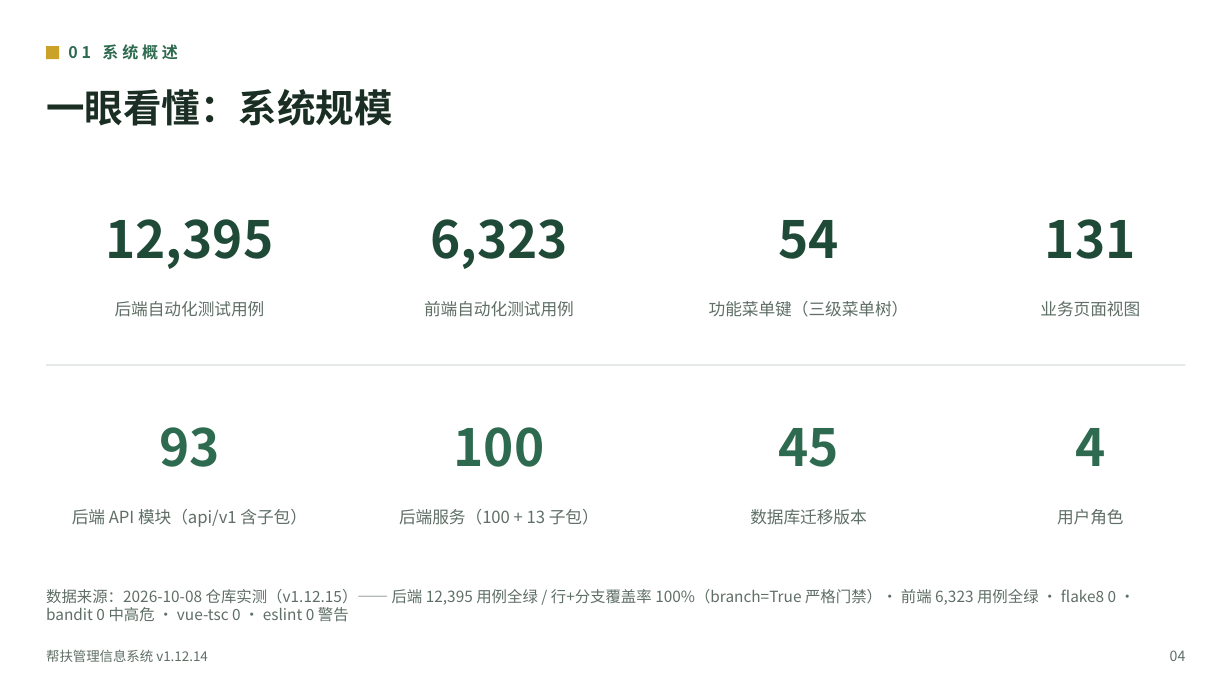
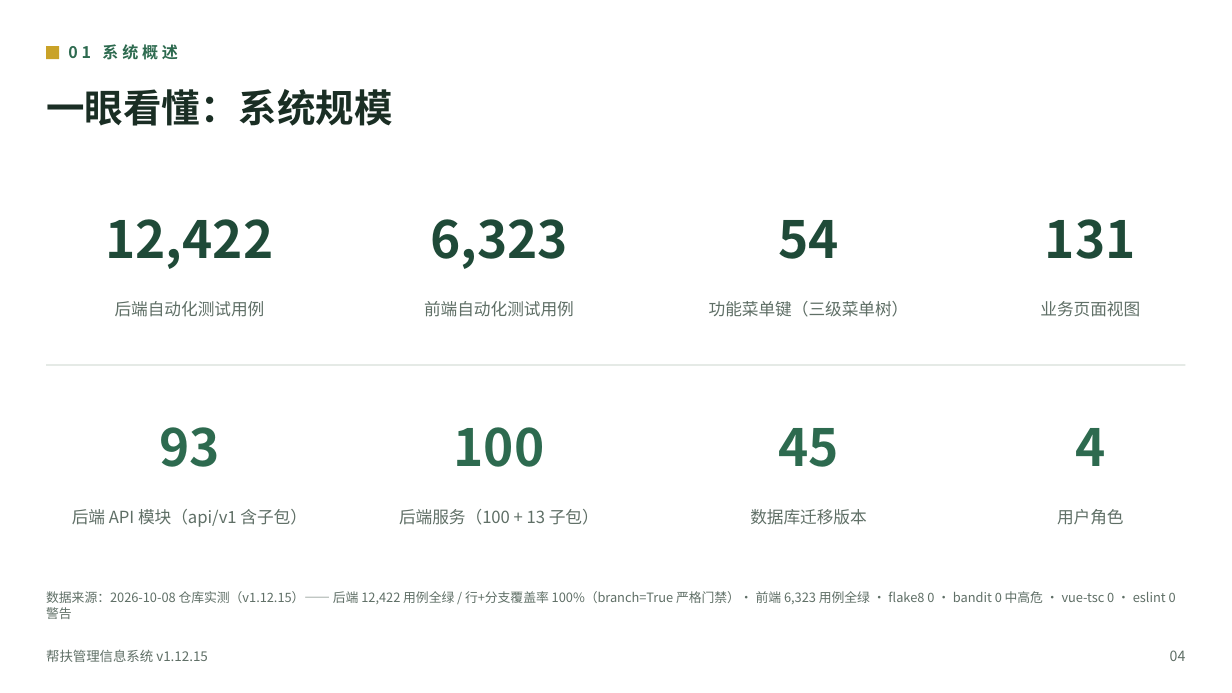
Before and after one commit to lzh745200/MRRS, a slide deck: slide 6 of docs/帮扶管理信息系统介绍.pptx. Drawn at 1232x693 pixels with LibreOffice and Linux fonts; fonts in the diff are those of the drawing. Boxes give left, top, right and bottom in pixels: in the first picture for what was removed or moved away, otherwise in the second. Text is boxed around its words. In the diff, an @@ line names an element or a change of style, - is before the commit and + after.

Commit message:
docs: 文档与 PPT 同步至 v1.12.15 实测口径 + 修复 README 版本号长期漂移
用例口径（2026-10-08 仓库实测，pytest tests/ --collect-only -q）：
后端 12,422（622 文件，较 R20 提交的 12,395 新增 27 例，来自复审补丁的
PDF 转义承重用例 / batch_export 分支 / 即时备份 wait 全路径 / 回收站
fail-closed / CI 覆盖率缺口补测）；前端 6,323（299 文件）；合计 18,745。

同步范围（仅当前口径，历史版本条目按约定保留）：
- README.md：徽标统计表、上次全量验证行、测试类型表
- CHANGELOG.md：[1.12.15] 段补「复审补丁（F2）」与「覆盖率」小节，
  并更新用例口径（12,395 → 12,422 / 18,717 → 18,745）
- 项目文件结构说明.md：backend/tests 章节 3 处、CI 作业表 1 处
- docs/build_ppt.js：章节页统计、页码统计数据来源、净效果摘要、页脚版本号
  （v1.12.14 → v1.12.15）、封面版本与日期
- 两份 PPTX 产物同步重新生成（docs/ 与根目录，md5 一致）

PPT 排版修复（此前遗留的 2 处溢出，用户明确要求不得溢出）：
- P06 / P32 的「数据来源」脚注原为固定字号，在 12.3×0.4in 与
  6.6×0.35in 框内分别超出 1.31× / 1.38× → 改用脚本内置 fitFontSize
  按框宽高自适应（12→10pt、11→10.5pt），P32 同时精简措辞。
- 复检 `scripts/ppt_overflow_check.py … 1.0 1.45` → 合计溢出文本框 0。

根因治理（版本同步工具漏网）：
- README 顶部标语行「… | 多机协同数据同步 | vX.Y.Z」不在
  scripts/sync-version.js 的同步目标内，长期漂移（发版 v1.12.15 时仍写
  1.12.14）→ 新增「README.md (顶部标语)」同步条目，--check 现已覆盖
  （徽标与标语两条独立校验，互不干扰）。

```diff
--- a/docs/帮扶管理信息系统介绍.pptx
+++ b/docs/帮扶管理信息系统介绍.pptx
@@ text at bbox=[105, 219, 273, 269]: text changed @@
-12,395
+12,422
@@ text at bbox=[46, 591, 1176, 619]: text changed; size 12 to 10 pt @@
-数据来源：2026-10-08 仓库实测（v1.12.15）—— 后端 12,395 用例全绿 / 行+分支覆盖率 100%（branch=True 严格门禁）· 前端 6,323 用例全绿 · flake8 0 · bandit 0 中高危 · vue-tsc 0 · eslint 0 警告
+数据来源：2026-10-08 仓库实测（v1.12.15）—— 后端 12,422 用例全绿 / 行+分支覆盖率 100%（branch=True 严格门禁）· 前端 6,323 用例全绿 · flake8 0 · bandit 0 中高危 · vue-tsc 0 · eslint 0 警告
@@ text at bbox=[46, 649, 208, 662]: text changed @@
-帮扶管理信息系统 v1.12.14
+帮扶管理信息系统 v1.12.15
```
Also in this commit, not shown: 35 other slides changed, 6 other files.
